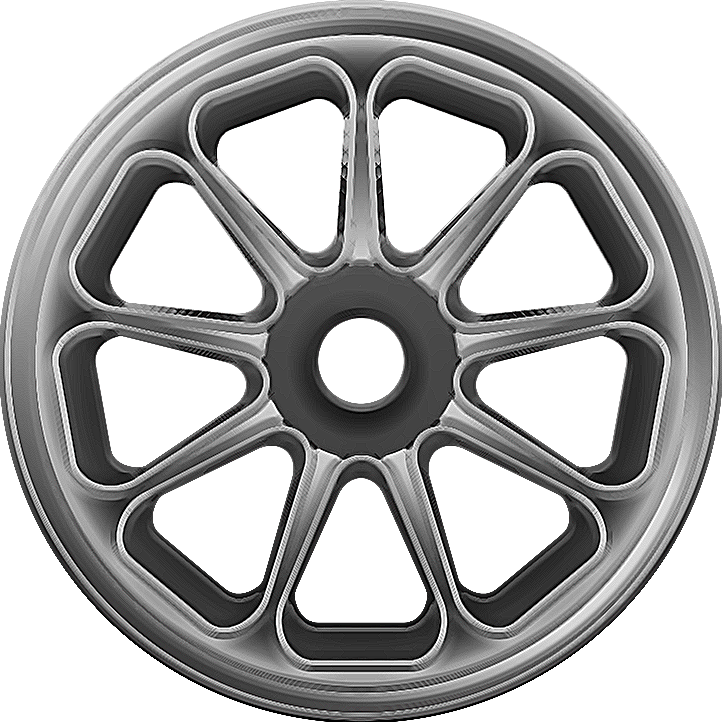
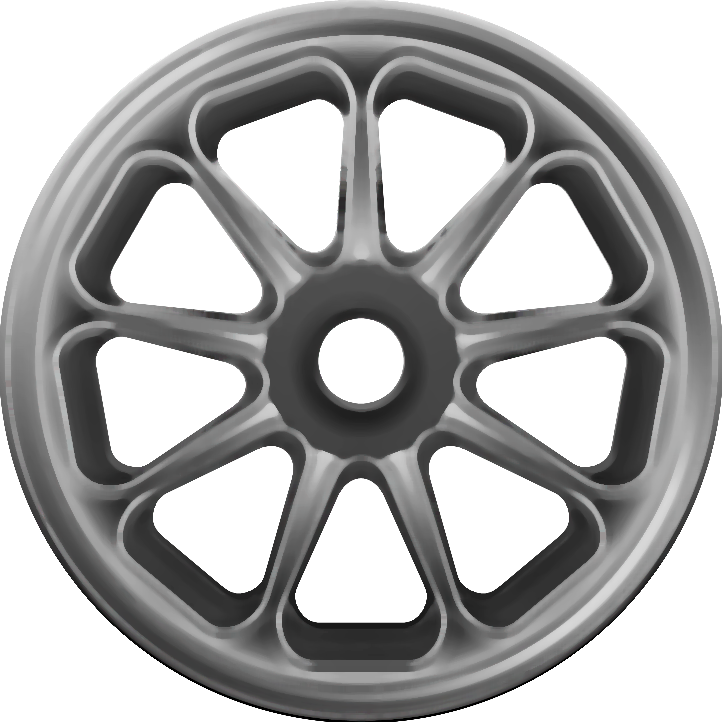
Layer changes from the first (722, 722) image to the second:
painted on "Group 1 copy" over [0, 0, 722, 722]
